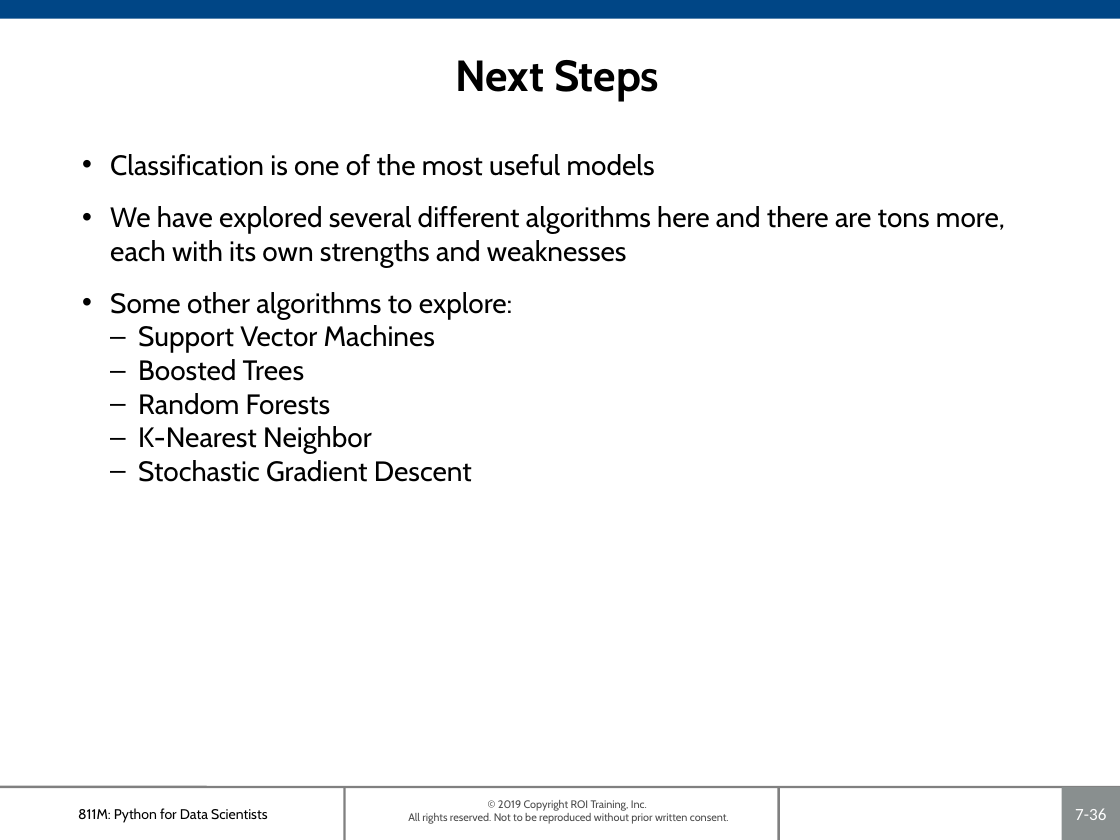
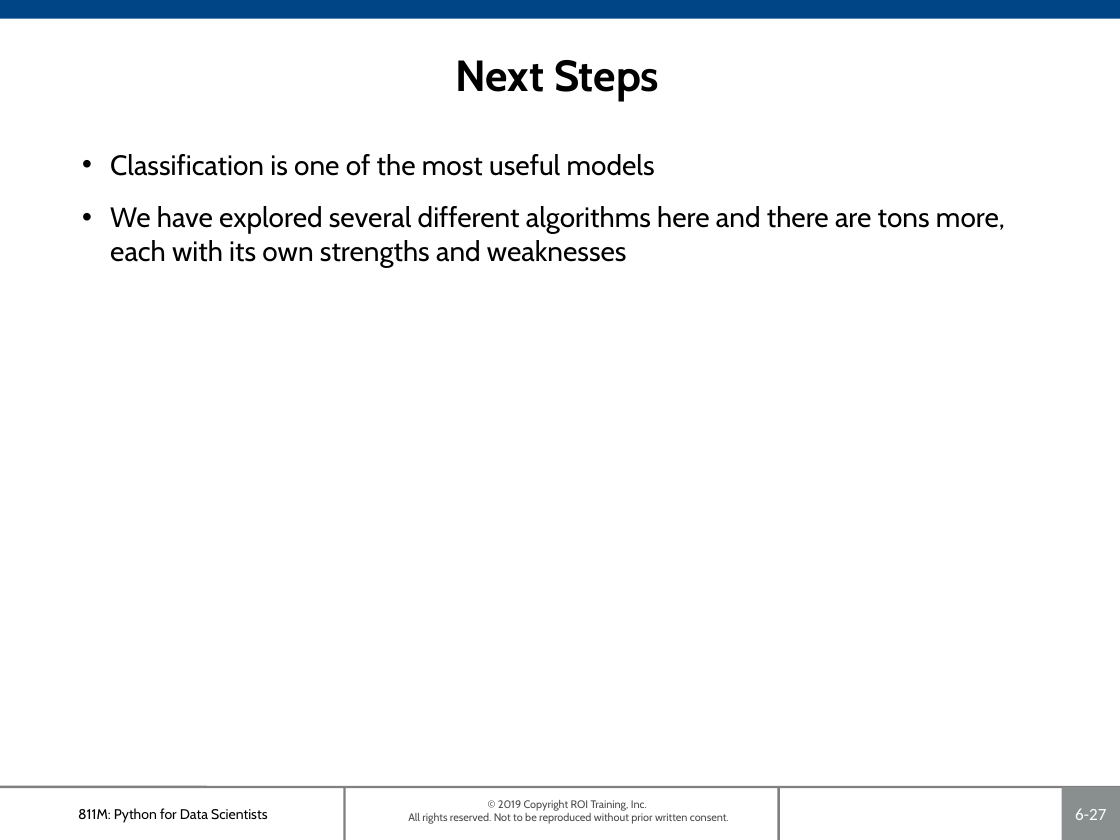
Before and after one commit to roitraining/SparkforDataEngineers, a slide deck: slide 27 of Ch06_ClassificationModels.pptx (slide 36 before the commit). Drawn at 1120x840 pixels with LibreOffice and Linux fonts; fonts in the diff are those of the drawing; background and template pictures are left out. Boxes give left, top, right and bottom in pixels: in the first picture for what was removed or moved away, otherwise in the second. Text is boxed around its words. In the diff, an @@ line names an element or a change of style, - is before the commit and + after.

```diff
--- a/Ch06_ClassificationModels.pptx
+++ b/Ch06_ClassificationModels.pptx
@@ text at [110,292,513,482]: paragraphs removed @@
-• Some other algorithms to explore:
-  – Support Vector Machines
-  – Boosted Trees
-  – Random Forests
-  – K-Nearest Neighbor
-  – Stochastic Gradient Descent
@@ page number at [1075,808,1106,820]: text changed @@
-7-36
+6-27
```
Also in this commit, not shown: 5 other slides changed, 9 slides added, 18 slides removed, 1 other file.
